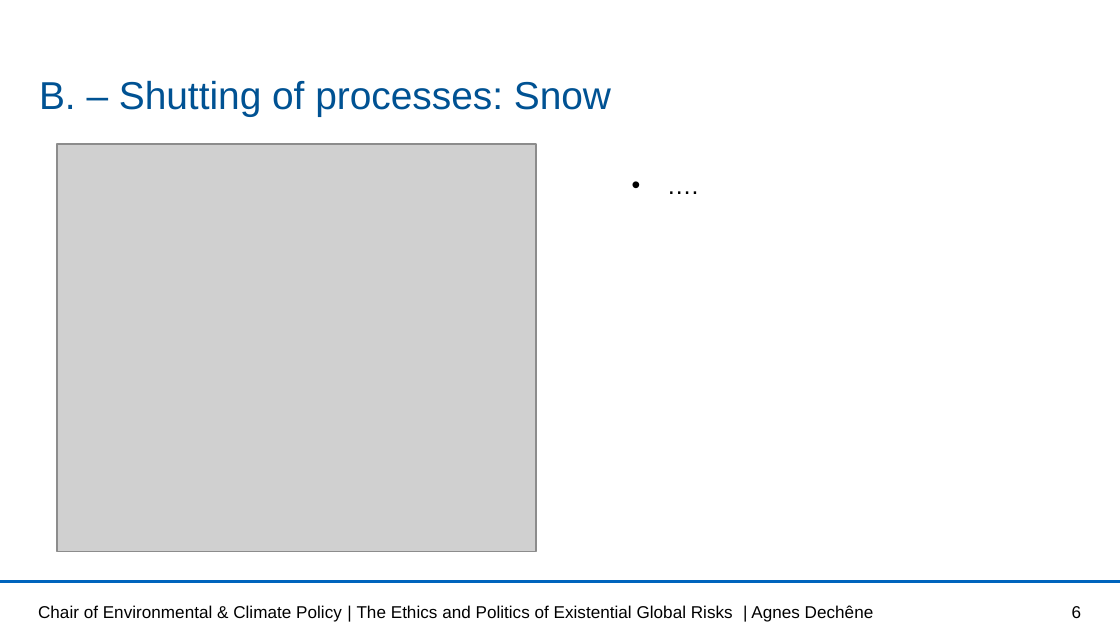
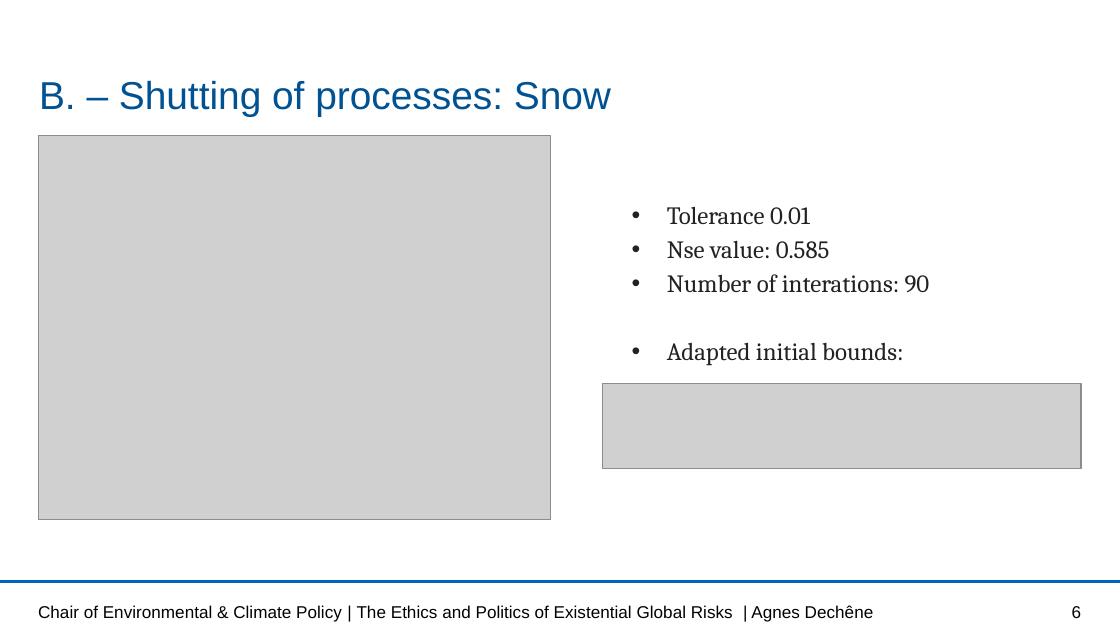
Before and after one commit to lisab00/UncertaintyQuantificationHydrology, a slide deck: slide 6 of MMUQ_task1.pptx. Drawn at 1120x630 pixels with LibreOffice and Linux fonts; fonts in the diff are those of the drawing; grey boxes stand for pictures; background and template pictures are left out. Boxes give left, top, right and bottom in pixels: in the first picture for what was removed or moved away, otherwise in the second. Text is boxed around its words. In the diff, an @@ line names an element or a change of style, - is before the commit and + after.

```diff
--- a/MMUQ_task1.pptx
+++ b/MMUQ_task1.pptx
@@ picture added at [38,136,550,520] @@
@@ text at [667,206,930,366]: text changed; font Arial to Cambria; text colour #000000 to #222222 @@
-• ….
+• Tolerance 0.01
+• Nse value: 0.585
+• Number of interations: 90
+• Adapted initial bounds:
@@ picture: place and size @@
-picture at [57,144,536,552]
+picture at [603,383,1082,468]
```
Also in this commit, not shown: 1 other slide changed, 1 slide added, 1 other file.
